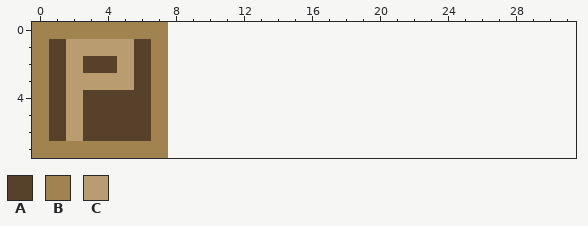
Two versions of one pixel-art sprite, assets/sprites/puzzle/panel.png. Above, as it was before the edit.
The file is 8x8 pixels. The old version is drawn lined up with the new one, on the new canvas.
Palette (. is transparent): A #58412b  B #a0834e  C #b99c6f
Pixels before, first column x 0:
0 BBBBBBBB
1 BACCCCAB
2 BACAACAB
3 BACCCCAB
4 BACAAAAB
5 BACAAAAB
6 BACAAAAB
7 BBBBBBBB
The result:
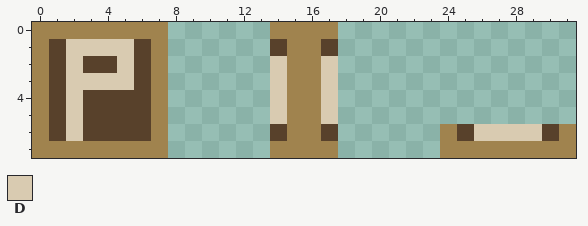
Colours new in this view: D #d9cbb1
Message: Make four rotations of both room and puzzle panels Some code will need modifying to accomodate new spritesheets.
Change:
canvas 8x8 -> 32x8
Colour A is added in row 1 at x 14 and 17; in row 6 at x 14, 17, 25 and 30.
Colour B is added in row 0 at x 14 to 17; in rows 1 to 5 at x 15 to 16; in row 6 at x 15 to 16, 24 and 31; in row 7 at x 14 to 17 and 24 to 31.
Colour D is added in rows 2 to 5 at x 14 and 17; in row 6 at x 26 to 29.
Colour D replaces colour C in row 1 at x 2 to 5; in row 2 at x 2 and 5; in row 3 at x 2 to 5; in rows 4 to 6 at x 2.
Boxes around the changes in both pictures, in picture pixels (x1, y1, x2, y2):
added: (270, 22, 338, 158)
changed: (66, 39, 134, 141)
added: (440, 124, 576, 158)
